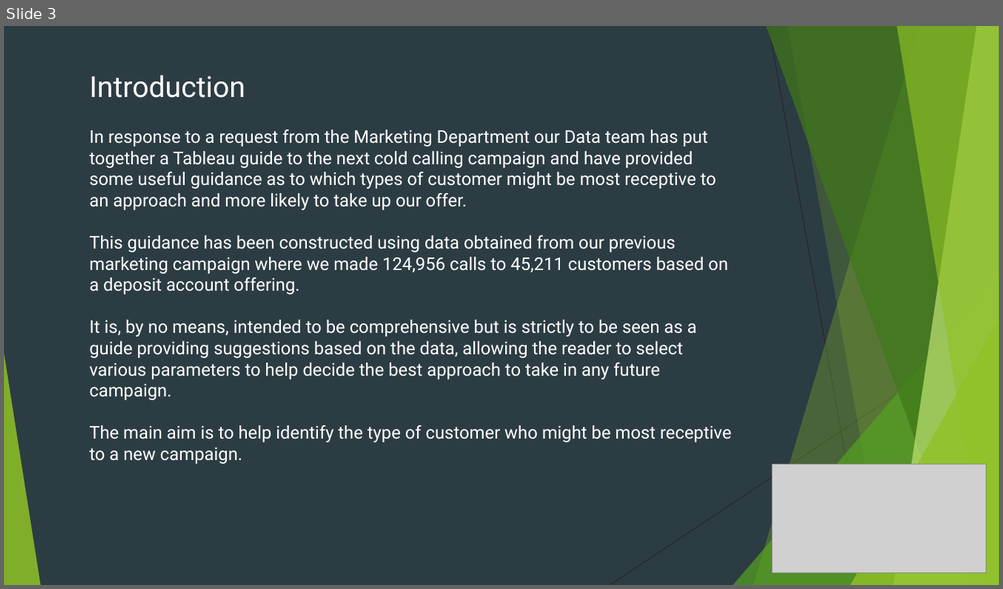
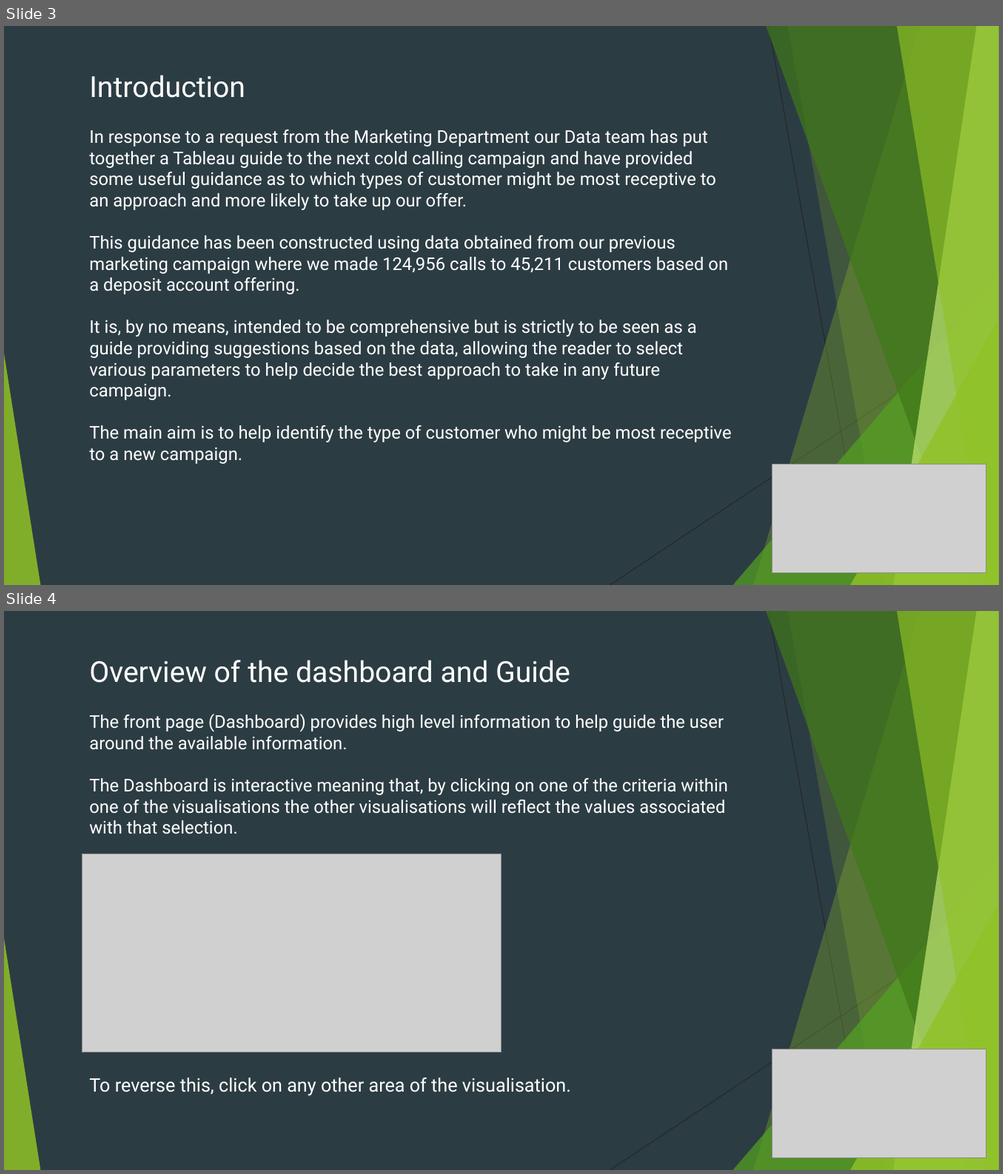
Before and after one commit to AndrewBoyne/my_qa_repo, a slide deck: Sprint 1/Marketing Campaign Guidance.pptx. Shown one above the other, each under a label of ours: slide 3 before the commit, slides 3 and 4 after it. The pictures are 1003x589 and 1003x1174 pixels, drawn with LibreOffice and Linux fonts; fonts in the diff are those of the drawing; grey boxes stand for pictures. Boxes give left, top, right and bottom in pixels: in the first picture for what was removed or moved away, otherwise in the second. Text is boxed around its words. In the diff, an @@ line names an element or a change of style, - is before the commit and + after.

```diff
--- a/Sprint 1/Marketing Campaign Guidance.pptx
+++ b/Sprint 1/Marketing Campaign Guidance.pptx
@@ slide 4 added at (4,611,999,1170), background #2C3C43; not listed: 10 template elements that a slide beside it also shows @@
@@ text added at (89,660,728,834), 17 pt, text #FFFFFF @@
+Overview of the dashboard and Guide
+The front page (Dashboard) provides high level information to help guide the user around the available information.
+The Dashboard is interactive meaning that, by clicking on one of the criteria within one of the visualisations the other visualisations will reflect the values associated with that selection.
@@ picture added at (82,854,502,1053) @@
@@ picture added at (772,1050,987,1159) @@
@@ text added at (89,1078,571,1096), 18 pt, text #FFFFFF @@
+To reverse this, click on any other area of the visualisation.
```
Also in this commit, not shown: 1 slide changed, 5 other slides added, 1 slide removed, 4 other files.
